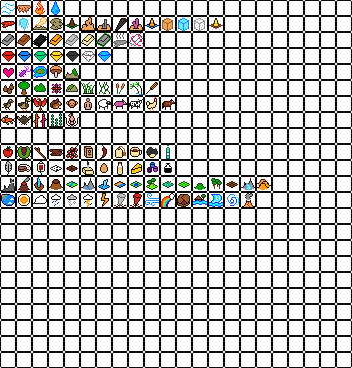
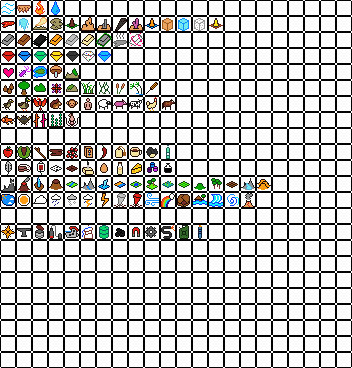
The second w=352, h=368 image is a revision of the first. Changes to its layers:
painted on "Elements" over [1, 225, 202, 239]
